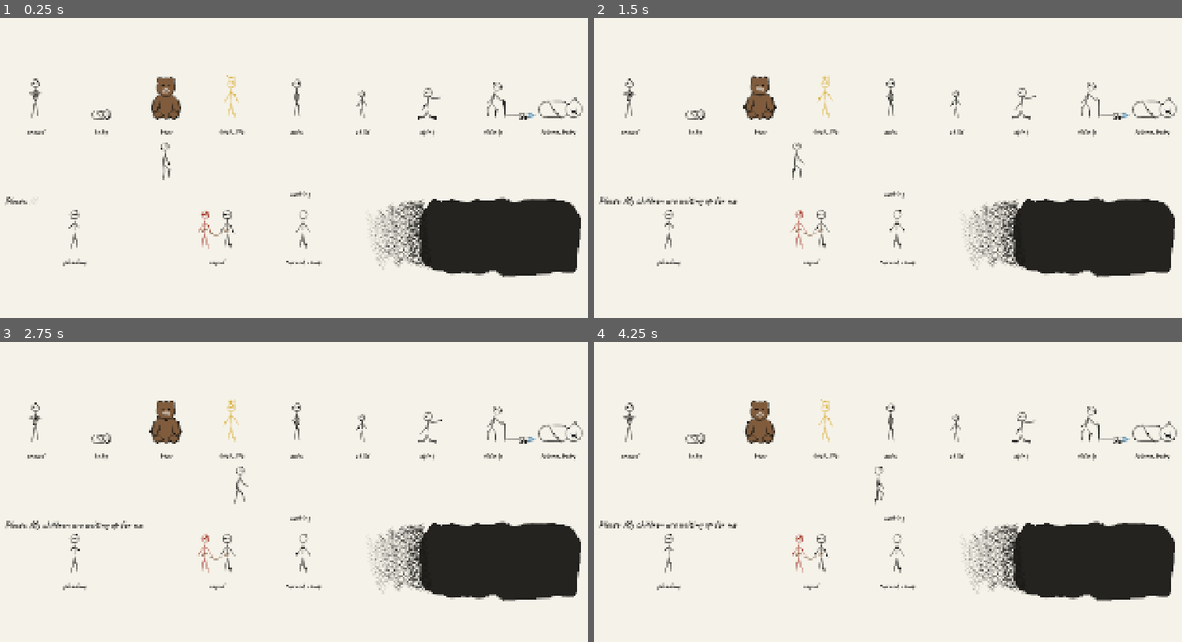
Above: before the commit, frames 1-4 (two rows, left to right).
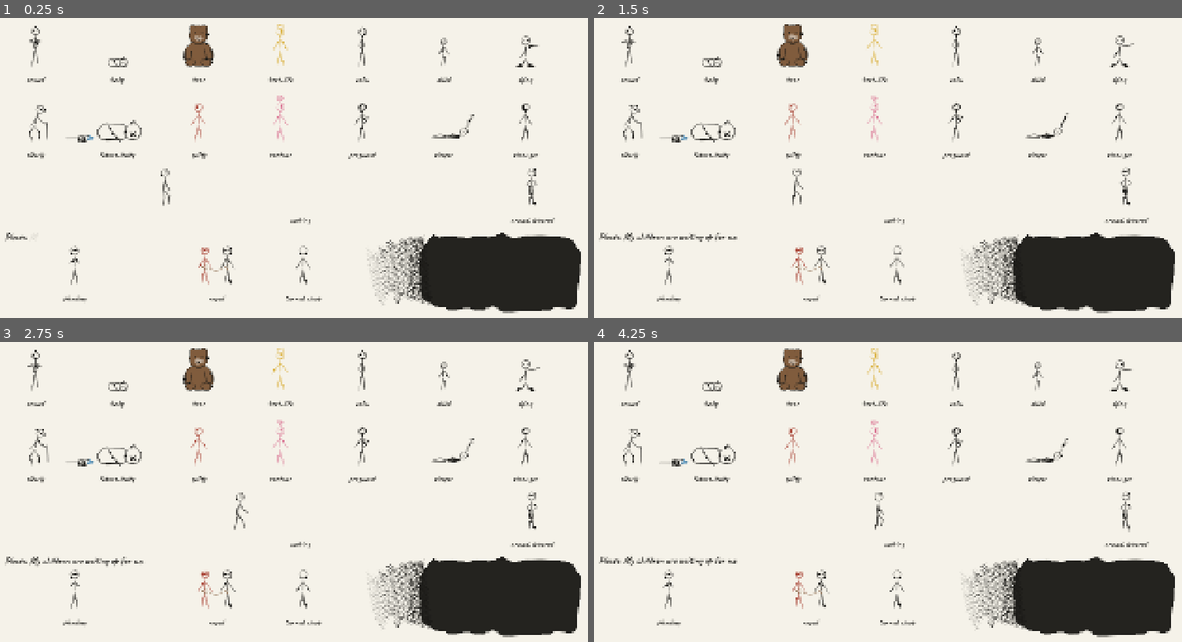
Above: after the commit, the same moments.

Repository: GoktugSugar/your_call
Game: Godot game, scene res://dev/soul_sampler.tscn
Same seed, same stepped clock (60 frames per second), same inputs: the game is played once before the commit and once after it. This scene is started directly instead of the project's main scene. Sound files missing from this copy of the repository are replaced by a short silence.
Inputs (mouse positions are in pixels of both pictures, inside the frame that each line leads up to):
- Up to frame 1 (0.25 s): no input
- Up to frame 2 (1.5 s): tap Enter at 0.5 s; move the mouse to (1023, 141) at 0.52 s; press the mouse at (1023, 141) at 0.53 s; release the mouse at (1023, 141) at 1.25 s; drag from (758, 174) to (852, 228) at 1.27 s
- Up to frame 3 (2.75 s): move the mouse to (352, 405) at 2.02 s; hold Shift from 2.03 s (still down); click (352, 405) at 2.17 s
- Up to frame 4 (4.25 s): release Shift at 2.75 s; drag from (852, 552) to (693, 429) at 2.77 s; move the mouse to (1070, 534) at 3.52 s; tap Ctrl at 3.6 s; click (1070, 534) at 3.67 s

The runs differ from the first frame. In frame 1, 14% of the frame differs, in the area x 0-100%, y 2-99%; in frame 2, 15%; in frame 3, 15%; in frame 4, 15%.

Commit message:
Show every kind and its fold in the soul sampler
The kinds now stand in rows, so all fourteen fit, and the armed soul
stands beside the walk with its pistol lowered. --fold=<kind>,... (or
all) folds those kinds after a second, to the left with --fold_left.

Co-Authored-By: Claude Opus 5.5 <noreply@anthropic.com>

Diff:
--- a/dev/soul_sampler.gd
+++ b/dev/soul_sampler.gd
@@ -1,25 +1,47 @@
 extends Node2D
-## Development only: every kind of soul in a row, each named, then a soul pleading out loud, a roped
+## Development only: every kind of soul in rows, each named, then a soul pleading out loud, a roped
 ## pair, a soul turned away and a patch of the dark, so the details can be judged side by side. Between
-## the rows a soul walks back and forth.
+## the rows a soul walks back and forth, beside an armed soul with its pistol lowered.
+## [codeblock]
+## Godot --path . res://dev/capture_runner.tscn -- --scene=res://dev/soul_sampler.tscn --fold=bear,dying
+## [/codeblock]
+## [code]--fold=<kind>[,<kind>...][/code] folds the souls of those kinds in the rows once
+## [member fold_delay] has passed, toward the right, or the left with [code]--fold_left[/code];
+## [code]--fold=all[/code] folds every one.
 
 @export var plea_scene: PackedScene
 @export var plead_pose: FigurePose
-@export var spacing := 200.0
-@export var row_y := 420.0
-@export var extras_y := 820.0
+## The pose of the armed soul beside the walk, its pistol lowered.
+@export var lowered_pose: FigurePose
+@export var spacing := 250.0
+## How many kinds stand in a row before the next row starts.
+@export var row_size := 7
+## Canvas y of the ground under the first row of kinds.
+@export var row_y := 260.0
+## How far down each next row of kinds stands.
+@export var row_gap := 230.0
+@export var extras_y := 930.0
 @export var label_font_size := 26
 ## Canvas y of the ground the walking soul walks along.
-@export var walk_y := 610.0
+@export var walk_y := 690.0
 ## Canvas x of each end of the walk. The soul starts at the first and walks to the second.
 @export var walk_ends := Vector2(560.0, 1420.0)
 ## Seconds the walking soul stands at each end before it turns back.
 @export var walk_pause := 0.8
+## Canvas x of the armed soul with its pistol lowered, on the walk's ground.
+@export var lowered_x := 1700.0
+## Seconds after the sampler opens before the kinds named by [code]--fold[/code] fold.
+@export var fold_delay := 1.0
 
 const KINDS_DIR := "res://figures/kinds"
+## What [code]--fold[/code] takes to mean every kind.
+const FOLD_ALL := "all"
 
 
 func _ready() -> void:
+	var args := DevArgs.parse()
+	var folding := String(args.get("fold", "")).split(",", false)
+	var fold_way := -1.0 if args.has("fold_left") else 1.0
 	var kinds := PackedStringArray()
 	for file in DirAccess.get_files_at(KINDS_DIR):
 		if file.get_extension() == "tres":
@@ -27,9 +49,12 @@
 	kinds.sort()
 	for i in kinds.size():
 		var soul := SoulKind.find(StringName(kinds[i])).make()
-		soul.position = Vector2(180.0 + spacing * i, row_y)
+		var row := floori(float(i) / row_size)
+		soul.position = Vector2(180.0 + spacing * (i - row * row_size), row_y + row_gap * row)
 		add_child(soul)
 		_label(kinds[i], soul.position)
+		if folding.has(kinds[i]) or folding.has(FOLD_ALL):
+			_fold_later(soul, fold_way)
 
 	var pleader := SoulKind.find(&"stranger").make() as StickFigure
 	pleader.pose = plead_pose
@@ -68,6 +93,12 @@
 	_label("walking", Vector2((walk_ends.x + walk_ends.y) * 0.5, walk_y))
 	_walk_forever(walker)
 
+	var lowered := SoulKind.find(&"armed").make() as StickFigure
+	lowered.pose = lowered_pose
+	lowered.position = Vector2(lowered_x, walk_y)
+	add_child(lowered)
+	_label("armed, lowered", lowered.position)
+
 
 func _walk_forever(walker: StickFigure) -> void:
 	var ends: Array[float] = [walk_ends.y, walk_ends.x]
@@ -78,6 +109,11 @@
 		leg += 1
 
 
+func _fold_later(soul: Soul, way: float) -> void:
+	await get_tree().create_timer(fold_delay).timeout
+	soul.fold(way)
+
+
 func _label(text: String, under: Vector2) -> void:
 	var label := Label.new()
 	label.text = text
--- a/dev/soul_sampler.tscn
+++ b/dev/soul_sampler.tscn
@@ -1,10 +1,12 @@
-[gd_scene load_steps=4 format=3]
+[gd_scene load_steps=5 format=3]
 
 [ext_resource type="Script" path="res://dev/soul_sampler.gd" id="1_sampler"]
 [ext_resource type="PackedScene" path="res://stages/trolley/plea.tscn" id="2_plea"]
 [ext_resource type="Resource" path="res://figures/poses/plead.tres" id="3_plead"]
+[ext_resource type="Resource" path="res://figures/poses/aim_lowered.tres" id="4_lowered"]
 
 [node name="SoulSampler" type="Node2D"]
 script = ExtResource("1_sampler")
 plea_scene = ExtResource("2_plea")
 plead_pose = ExtResource("3_plead")
+lowered_pose = ExtResource("4_lowered")
